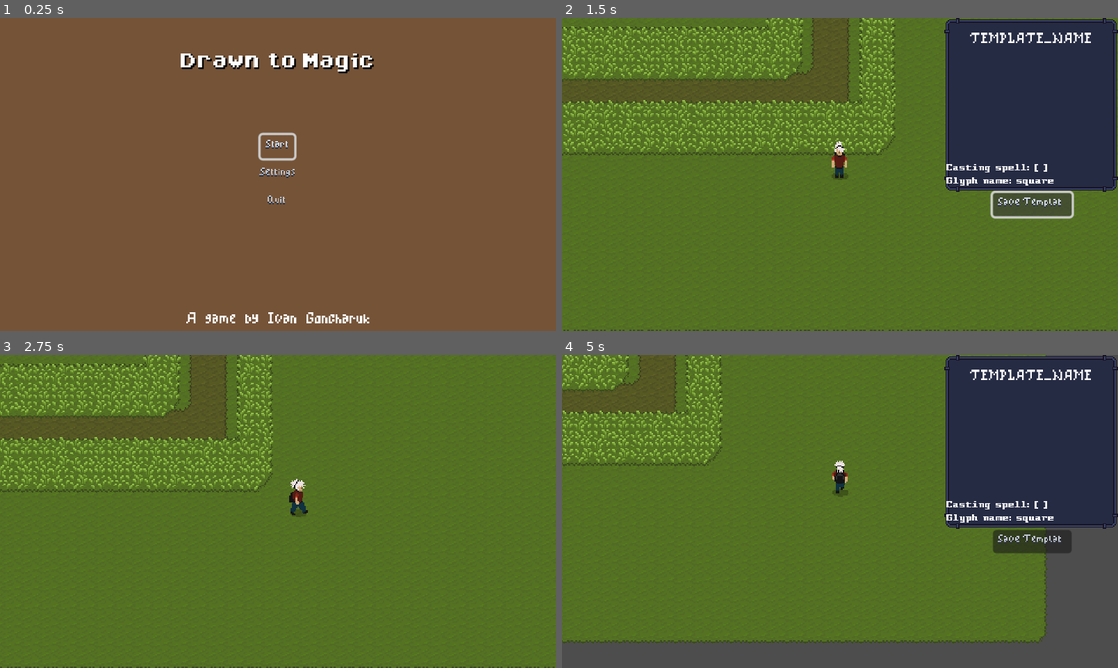
Above: before the commit, frames 1-4 (two rows, left to right).
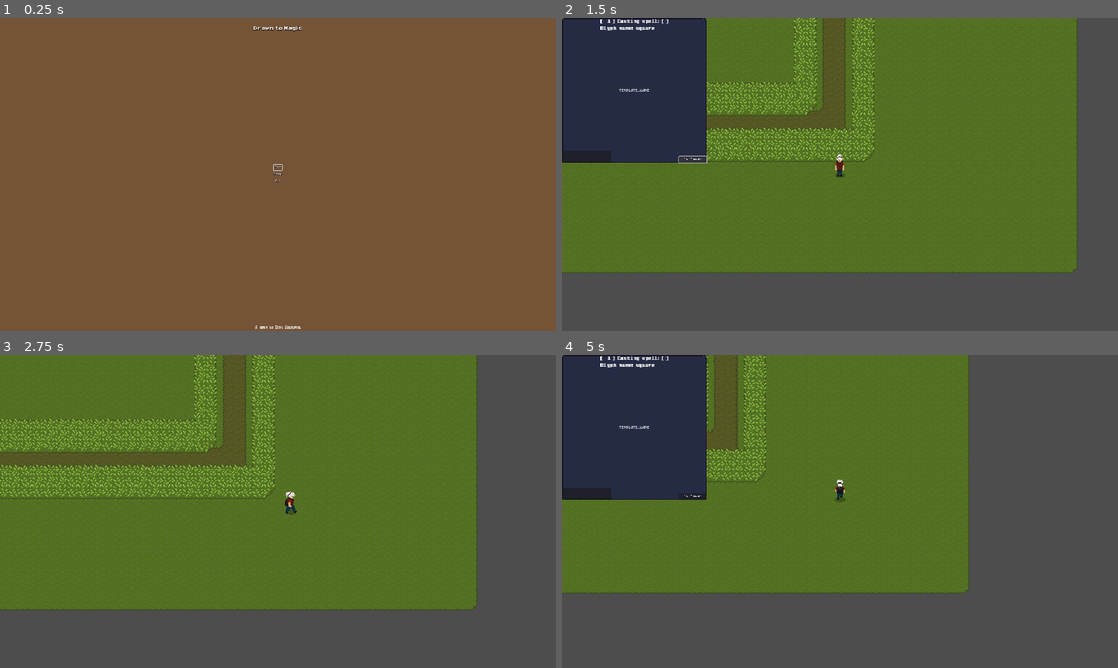
Above: after the commit, the same moments.

Repository: ivangoncharuk/DrawnToMagic
Game: Godot game, scene res://gui/main_menu/main_menu.tscn
Two runs of this game, one before a commit and one after it. Both use one fixed random seed, a clock stepped at 60 frames per second and the inputs below.
Inputs (mouse positions are in pixels of both pictures, inside the frame that each line leads up to):
- Up to frame 1 (0.25 s): no input
- Up to frame 2 (1.5 s): click "Start" at 0.5 s; click "Save Template" at 1.25 s
- Up to frame 3 (2.75 s): move the mouse to (400, 495) at 2.02 s; hold D (right) from 2.03 s (still down); hold G (show_glyph_drawing_window) from 2.03 s (still down); click (400, 495) at 2.17 s
- Up to frame 4 (5 s): move the mouse to (728, 527) at 2.77 s; release D (right) at 2.78 s; release G (show_glyph_drawing_window) at 2.78 s; hold S (down) 2.78-3.53 s; tap G (show_glyph_drawing_window) at 2.85, 4.35 s; click (728, 527) at 2.92 s; move the mouse to (895, 442) at 3.52 s; hold D (right) 3.53-4.28 s; hold G (show_glyph_drawing_window) 3.53-4.28 s; click (895, 442) at 3.67 s; move the mouse to (812, 574) at 4.27 s; hold W (up) from 4.28 s (still down); click (812, 574) at 4.42 s

The runs differ from the first frame. In frame 1, 2.2% of the frame differs, in the area x 32-68%, y 2-100%; in frame 2, 59%, in the area x 0-100%, y 0-100%; in frame 3, 43%; in frame 4, 48%.

Commit message:
Everything is now properly scaled

Diff:
--- a/characters/player/human/human.tscn
+++ b/characters/player/human/human.tscn
@@ -323,6 +323,7 @@
 }
 
 [node name="Human" instance=ExtResource("1_06l4s")]
+scale = Vector2(5, 5)
 script = ExtResource("2_kp6el")
 
 [node name="Sprite2D" parent="." index="0"]
--- a/gui/drawing/drawing.gd
+++ b/gui/drawing/drawing.gd
@@ -1,6 +1,6 @@
 extends Control
 class_name Drawing
-signal drawing_complete(array)
+signal drawing_complete(array : PackedVector2Array)
 
 @export var line_width = 10
 @export var line_color = Color(1, 1, 1, 1)
@@ -8,17 +8,15 @@
 @onready var line : Line2D = %Line
 @onready var drawing_area_rect : ReferenceRect = %ReferenceRect
 @onready var glyph_recognizer : GlyphRecognizer = %GlyphRecognizer
-@onready var spell_label : Label = $SpellName
+@onready var spell_label : Label = %SpellName
 @onready var save_glyph_btn : Button = %Button
 var ctr : int = 0
-# Example of how to store the templates as PackedVector2Array
 
 func _ready() -> void:
 	self.show()
 	line.width = line_width
 	line.default_color = line_color
 	glyph_recognizer = GlyphRecognizer.new()
-
 
 
 func _input(event: InputEvent) -> void:
@@ -33,7 +31,6 @@
 		name_dialog.popup_centered()
 
 
-
 func toggle_visibility() -> void:
 	if self.visible == true:
 		self.hide()
@@ -44,7 +41,7 @@
 func handle_mouse_input(event: InputEvent) -> void:
 	if event is InputEventMouseButton:
 		if event.button_index == MOUSE_BUTTON_LEFT:
-			var local_position = get_local_position(event.position)
+			var local_position = get_viewport().get_mouse_position()
 			if drawing_area_rect.get_rect().has_point(local_position):
 				if event.is_pressed():
 					line.clear_points()
@@ -53,7 +50,8 @@
 					drawing_complete.emit(line.get_points())
 	elif event is InputEventMouseMotion:
 		if event.get_button_mask() and MOUSE_BUTTON_MASK_LEFT:
-			var local_position = get_local_position(event.position)
+#			var local_position = get_local_position(event.position)
+			var local_position = get_viewport().get_mouse_position()
 			if drawing_area_rect.get_rect().has_point(local_position):
 				line.add_point(local_position)
 
@@ -83,12 +81,12 @@
 			"[  ", ctr,
 			" ] Casting spell: ", spell_name,
 			"\nGlyph name: ", glyph_name
-			)
+		)
+
 	else:
 		spell_label.text = "error"
 		print("error")
 
 
-
 func _on_button_pressed():
 	print("Hey")
--- a/gui/drawing/drawing.tscn
+++ b/gui/drawing/drawing.tscn
@@ -1,8 +1,10 @@
-[gd_scene load_steps=4 format=3 uid="uid://v6kh46rdruc2"]
+[gd_scene load_steps=6 format=3 uid="uid://v6kh46rdruc2"]
 
 [ext_resource type="Script" path="res://gui/drawing/drawing.gd" id="1_68axy"]
 [ext_resource type="Theme" uid="uid://1jwq3b8h2nu0" path="res://gui/main_theme.tres" id="1_beae0"]
 [ext_resource type="Texture2D" uid="uid://crrfmk2c2oymj" path="res://assets/gui_resources/GUI.png" id="2_8436o"]
+[ext_resource type="FontFile" uid="uid://b5obvwpgvfovl" path="res://assets/font/pixel-intv-font/PixelIntv-OPxd.ttf" id="4_oced7"]
+[ext_resource type="PackedScene" uid="uid://17fyds4xsf2x" path="res://scripts/glyph_recognizer.tscn" id="5_3mrv6"]
 
 [node name="Drawing" type="Control"]
 layout_mode = 3
@@ -29,22 +31,73 @@
 patch_margin_top = 13
 patch_margin_right = 13
 patch_margin_bottom = 13
+metadata/_edit_use_anchors_ = true
 
 [node name="ReferenceRect" type="ReferenceRect" parent="NinePatchRect"]
 unique_name_in_owner = true
 layout_mode = 1
-anchors_preset = -1
-anchor_left = 0.00260417
-anchor_top = 0.00462963
-anchor_right = 0.997396
-anchor_bottom = 0.99537
-offset_right = 3.8147e-05
-offset_bottom = -1.90735e-05
+anchors_preset = 15
+anchor_right = 1.0
+anchor_bottom = 1.0
 grow_horizontal = 2
 grow_vertical = 2
+metadata/_edit_use_anchors_ = true
+
+[node name="SpellName" type="Label" parent="NinePatchRect"]
+unique_name_in_owner = true
+layout_mode = 1
+anchors_preset = -1
+anchor_left = 0.451562
+anchor_right = 0.548437
+anchor_bottom = 0.0407407
+grow_horizontal = 2
+theme_override_fonts/font = ExtResource("4_oced7")
+text = "Casting spell: [ ]
+Glyph name: square"
+metadata/_edit_use_anchors_ = true
+
+[node name="Button" type="Button" parent="NinePatchRect"]
+unique_name_in_owner = true
+layout_mode = 1
+anchors_preset = -1
+anchor_left = 0.808333
+anchor_top = 0.955556
+anchor_right = 1.0
+anchor_bottom = 1.0
+grow_horizontal = 0
+grow_vertical = 0
+text = "Save Template"
+metadata/_edit_use_anchors_ = true
+
+[node name="TextEdit" type="TextEdit" parent="NinePatchRect"]
+unique_name_in_owner = true
+layout_mode = 1
+anchors_preset = -1
+anchor_top = 0.918519
+anchor_right = 0.341667
+anchor_bottom = 1.0
+grow_vertical = 0
+metadata/_edit_use_anchors_ = true
+
+[node name="Label" type="Label" parent="NinePatchRect"]
+unique_name_in_owner = true
+layout_mode = 1
+anchors_preset = -1
+anchor_left = 0.447917
+anchor_top = 0.485185
+anchor_right = 0.552083
+anchor_bottom = 0.514815
+grow_horizontal = 2
+grow_vertical = 2
+theme_override_font_sizes/font_size = 22
+text = "TEMPLATE_NAME"
+horizontal_alignment = 1
+vertical_alignment = 1
 metadata/_edit_use_anchors_ = true
 
 [node name="Line" type="Line2D" parent="."]
 unique_name_in_owner = true
 
+[node name="GlyphRecognizer" parent="." instance=ExtResource("5_3mrv6")]
+
 [connection signal="drawing_complete" from="." to="." method="_on_drawing_complete"]
--- a/gui/paused/paused.tscn
+++ b/gui/paused/paused.tscn
@@ -30,25 +30,29 @@
 anchors_preset = 5
 anchor_left = 0.5
 anchor_right = 0.5
-offset_left = -49.0
-offset_top = 12.0
-offset_right = 49.0
-offset_bottom = 54.0
+offset_left = -216.0
+offset_top = 86.0
+offset_right = -172.0
+offset_bottom = 108.0
 grow_horizontal = 2
-theme_type_variation = &"HeaderLarge"
+scale = Vector2(10, 10)
+theme_override_colors/font_shadow_color = Color(0, 0, 0, 1)
 text = "Paused"
 horizontal_alignment = 1
+vertical_alignment = 1
 
 [node name="Instructions" type="Label" parent="."]
 layout_mode = 1
 anchors_preset = 5
 anchor_left = 0.5
 anchor_right = 0.5
-offset_left = -128.5
-offset_top = 67.0
-offset_right = 128.5
-offset_bottom = 101.0
+offset_left = -640.0
+offset_top = 16.0
+offset_right = -383.0
+offset_bottom = 30.0
 grow_horizontal = 2
+scale = Vector2(5, 5)
+theme_override_colors/font_shadow_color = Color(0, 0, 0, 0.478431)
 text = "Press  P, or ESC to resume."
 horizontal_alignment = 1
 
@@ -59,12 +63,13 @@
 anchor_top = 0.5
 anchor_right = 0.5
 anchor_bottom = 0.5
-offset_left = -40.5
-offset_top = -272.0
-offset_right = 40.5
-offset_bottom = 272.0
+offset_left = -80.0
+offset_top = -76.0
+offset_right = 1.0
+offset_bottom = -1.0
 grow_horizontal = 2
 grow_vertical = 2
+scale = Vector2(2, 2)
 shortcut_context = NodePath("Resume")
 alignment = 1
 script = ExtResource("3_k07gg")
--- a/levels/game_level.gd
+++ b/levels/game_level.gd
@@ -2,10 +2,11 @@
 
 @onready var pause_menu: Control = %Paused
 
-func _input(event):
+func _input(event: InputEvent) -> void:
 	if event.is_action_released("pause"):
 		call_deferred("_pause")
 
-func _pause():
+
+func _pause() -> void:
 	pause_menu.pause()
 	get_tree().paused = true
--- a/levels/game_level_1.tscn
+++ b/levels/game_level_1.tscn
@@ -6,7 +6,6 @@
 [ext_resource type="Theme" uid="uid://1jwq3b8h2nu0" path="res://gui/main_theme.tres" id="4_gskiu"]
 [ext_resource type="PackedScene" uid="uid://jadbqq0y2uot" path="res://gui/paused/paused.tscn" id="4_h5tww"]
 [ext_resource type="PackedScene" uid="uid://v6kh46rdruc2" path="res://gui/drawing/drawing.tscn" id="5_iycpj"]
-[ext_resource type="FontFile" uid="uid://b5obvwpgvfovl" path="res://assets/font/pixel-intv-font/PixelIntv-OPxd.ttf" id="7_vps80"]
 
 [node name="GameLevel1" type="Node2D"]
 script = ExtResource("1_to7nu")
@@ -34,11 +33,13 @@
 
 [node name="Camera2D" type="Camera2D" parent="."]
 position = Vector2(624, 400)
+zoom = Vector2(2.5, 2.5)
 position_smoothing_enabled = true
 rotation_smoothing_enabled = true
 
 [node name="Human" parent="." instance=ExtResource("2_hr57k")]
 position = Vector2(624, 400)
+scale = Vector2(1, 1)
 
 [node name="RemoteTransform2D" type="RemoteTransform2D" parent="Human"]
 remote_path = NodePath("../../Camera2D")
@@ -53,61 +54,18 @@
 grow_horizontal = 2
 grow_vertical = 2
 theme = ExtResource("4_gskiu")
+metadata/_edit_use_anchors_ = true
 
 [node name="Drawing" parent="UI/Control" instance=ExtResource("5_iycpj")]
 layout_mode = 1
-anchors_preset = -1
-anchor_left = 0.6875
-anchor_bottom = 0.555556
-offset_left = 3.8147e-05
-offset_bottom = 1.54972e-05
-grow_horizontal = 0
+anchors_preset = 0
+anchor_right = 0.0
+anchor_bottom = 0.0
+offset_right = 500.0
+offset_bottom = 500.0
+grow_horizontal = 1
 grow_vertical = 1
-metadata/_edit_use_anchors_ = true
-
-[node name="SpellName" type="Label" parent="UI/Control/Drawing"]
-unique_name_in_owner = true
-layout_mode = 1
-anchors_preset = -1
-anchor_left = 0.0133333
-anchor_top = 0.926667
-anchor_right = 0.168333
-anchor_bottom = 0.963333
-offset_right = 93.0
-offset_bottom = 22.0
-grow_vertical = 0
-scale = Vector2(0.5, 0.5)
-theme_override_fonts/font = ExtResource("7_vps80")
-text = "Casting spell: [ ]
-Glyph name: square"
-metadata/_edit_use_anchors_ = true
-
-[node name="Button" type="Button" parent="UI/Control/Drawing"]
-unique_name_in_owner = true
-layout_mode = 1
-anchors_preset = -1
-anchor_left = 0.44
-anchor_top = 1.09333
-anchor_right = 0.573333
-anchor_bottom = 1.13833
-grow_horizontal = 2
-grow_vertical = 0
-text = "Save Template"
-metadata/_edit_use_anchors_ = true
-
-[node name="Label" type="Label" parent="UI/Control/Drawing"]
-layout_mode = 1
-anchors_preset = 5
-anchor_left = 0.5
-anchor_right = 0.5
-offset_left = -100.0
-offset_right = 100.0
-offset_bottom = 32.0
-grow_horizontal = 2
-theme_override_font_sizes/font_size = 22
-text = "TEMPLATE_NAME"
-horizontal_alignment = 1
-vertical_alignment = 1
+line_width = 2
 
 [node name="Paused" parent="UI/Control" instance=ExtResource("4_h5tww")]
 unique_name_in_owner = true
@@ -116,4 +74,3 @@
 metadata/_edit_use_anchors_ = true
 
 [connection signal="drawing_complete" from="UI/Control/Drawing" to="UI" method="_on_drawing_drawing_complete"]
-[connection signal="pressed" from="UI/Control/Drawing/Button" to="UI/Control/Drawing" method="_on_button_pressed"]
--- a/project.godot
+++ b/project.godot
@@ -24,7 +24,6 @@
 window/size/viewport_width=1920
 window/size/viewport_height=1080
 window/stretch/mode="canvas_items"
-window/stretch/scale=4.0
 
 [dotnet]
 
@@ -63,6 +62,10 @@
 "events": [Object(InputEventKey,"resource_local_to_scene":false,"resource_name":"","device":-1,"window_id":0,"alt_pressed":false,"shift_pressed":false,"ctrl_pressed":false,"meta_pressed":false,"pressed":false,"keycode":0,"physical_keycode":71,"key_label":0,"unicode":103,"echo":false,"script":null)
 ]
 }
+save_glyph_template={
+"deadzone": 0.5,
+"events": []
+}
 
 [rendering]
 
--- a/scripts/glyph_recognizer.gd
+++ b/scripts/glyph_recognizer.gd
@@ -29,7 +29,7 @@
 }
 
 
-func circle_points(radius, num_points) -> PackedVector2Array:
+#func circle_points(radius, num_points) -> PackedVector2Array:
 #	var points: PackedVector2Array
 #	for i in range(num_points):
 #		var angle = 2 * PI * i / num_points
@@ -37,7 +37,7 @@
 #		var y = radius * sin(angle)
 #		points.append(Vector2(x, y))
 #	return points
-	return []
+#	return []
 
 
 func recognize(points: PackedVector2Array) -> String:
@@ -49,6 +49,7 @@
 			best_score = score
 			best_match = glyph_name
 	return best_match
+
 
 ## this DTW matrix function is initialized with infinity values.
 ## The first element is set to zero.
@@ -142,6 +143,7 @@
 		resampled.append(points[points.size() - 1])
 	return resampled
 
+
 ## Calculates the centroid of a sequence of 2D points
 func get_centroid(points: PackedVector2Array) -> Vector2:
 	var acc = Vector2.ZERO
@@ -199,6 +201,7 @@
 		rotated.append(Vector2(x, y) + centroid)
 
 	return rotated
+
 
 ## Translates the points by the given offset
 func translate_by(points: PackedVector2Array, offset: Vector2) -> PackedVector2Array:
--- a/scripts/glyph_recognizer.tscn
+++ b/scripts/glyph_recognizer.tscn
@@ -1,244 +1,6 @@
 [gd_scene load_steps=2 format=3 uid="uid://17fyds4xsf2x"]
 
-[sub_resource type="GDScript" id="GDScript_ijtqj"]
-script/source = "extends Node
-class_name GlyphRecognizer
-
-var templates = {
-	\"line\": PackedVector2Array([
-		Vector2(0, 0),
-		Vector2(0, 25),
-		Vector2(0, 50),
-		Vector2(0, 75),
-		Vector2(0, 100),
-	]),
-	\"square\": PackedVector2Array([
-		Vector2(0, 0),
-		Vector2(0, 50),
-		Vector2(0, 100),
-		Vector2(50, 100),
-		Vector2(100, 100),
-		Vector2(100, 50),
-		Vector2(100, 0),
-		Vector2(50, 0),
-		Vector2(0, 0)
-	]),
-}
-
-
-var spell_map = {
-	\"square\": \"[ ]\",
-	\"line\": \" ---\",
-}
-
-func recognize(points: PackedVector2Array) -> String:
-	var best_match = \"\"
-	var best_score = -1.0
-	for glyph_name in templates:
-		var score = compare_glyphs(points, templates[glyph_name])
-		if score > best_score:
-			best_score = score
-			best_match = glyph_name
-	return best_match
-
-## this DTW matrix function is initialized with infinity values.
-## The first element is set to zero.
-## Then, it fills the the matrix row by row,
-## and for each element, the cost of the alignment between
-## the two points is computed using the squared Euclidean distance.
-## The element is updated with the minimum cost among its
-## three neighbors (top, left, and diagonal). The function
-## returns the square root of the DTW distance normalized by
-## the sum of the lengths of the two input sequences.
-func dtw_distance_slower(glyph1: PackedVector2Array, glyph2: PackedVector2Array) -> float:
-	var n = glyph1.size()
-	var m = glyph2.size()
-
-	var DTW = PackedFloat32Array()
-	for i in range(m+1):
-		DTW.append(float(\"inf\"))
-	DTW[0] = 0
-
-	var prev
-	var current
-	for i in range(1, n+1):
-		prev = DTW[0]
-		DTW[0] = float(\"inf\")
-		for j in range(1, m+1):
-			current = DTW[j]
-			# print(\"i: \", i, \"\\nj: \", j, \"\\ncurrent: \", current)
-			DTW[j] = min(DTW[j], DTW[j-1], prev) + (glyph1[i-1] - glyph2[j-1]).length_squared()
-			prev = current
-
-	return sqrt(DTW[m] / (n + m))
-
-
-## This DTW matrix is initialized and filled in a similar way as
-## dtw_distance_slower, but the cost of the alignment is computed before
-## taking the minimum among the neighbors.
-## The function returns the final value of the bottom-right
-## element of the DTW matrix, which represents the DTW distance
-## between the two input sequences.
-## this is more efficient than dtw_distance1 because it avoids
-## the square root and the normalization computation,
-## which can be costly when dealing with large sequences.
-func dtw_distance(glyph1: PackedVector2Array, glyph2: PackedVector2Array) -> float:
-	var n = glyph1.size()
-	var m = glyph2.size()
-
-	var DTW = PackedFloat32Array()
-	for i in range(m+1):
-		DTW.append(float(\"inf\"))
-	DTW[0] = 0
-
-	for i in range(1, n+1):
-		var prev = DTW[0]
-		DTW[0] = float(\"inf\")
-		for j in range(1, m+1):
-			var current = DTW[j]
-			var cost = (glyph1[i-1] - glyph2[j-1]).length_squared()
-			DTW[j] = cost + min(DTW[j], DTW[j-1], prev)
-			prev = current
-
-	return DTW[m]
-
-	# Resample both input gestures to the same number of points
-
-
-## This uniformly resamples an input sequence of 2D points
-## to a new length by adding interpolated points along the
-## original path. It computes a step size between consecutive points,
-## initializes an empty resampled sequence with the first point
-## from the original sequence, and adds interpolated points to the
-## resampled sequence when the accumulated distance between
-## consecutive points reaches or goes beyond the step size.
-## The function returns the resulting resampled sequence.
-func resample(points: PackedVector2Array, n: int) -> PackedVector2Array:
-	var step = points.size() / (n - 1)
-	var resampled = PackedVector2Array()
-	resampled.append(points[0])
-	var i = 1
-	var t = 0.0
-	while i < points.size() and resampled.size() < n:
-		var v = points[i] - points[i-1]
-		var d = v.length()
-		if t + d >= step:
-			var x = points[i-1] + ((step - t) / d) * v
-			resampled.append(x)
-			t = 0.0
-		else:
-			t += d
-		i += 1
-	if resampled.size() < n:
-		resampled.append(points[points.size() - 1])
-	return resampled
-
-## Calculates the centroid of a sequence of 2D points
-func get_centroid(points: PackedVector2Array) -> Vector2:
-	var acc = Vector2.ZERO
-	for p in points:
-		acc += p
-	# Divide the accumulated vector by the number of points to obtain the centroid vector
-	return acc / points.size()
-
-
-## This function calculates the indicative angle (in radians) of a sequence
-## of 2D points relative to their centroid. It first computes
-## the centroid of the points, then calculates the angle between
-## the first point and the centroid.
-func indicative_angle(points: PackedVector2Array) -> float:
-	var centroid = get_centroid(points)
-	var theta = atan2(centroid.y - points[0].y, centroid.x - points[0].x)
-	return theta
-
-
-## This function scales a sequence of 2D points to fit into a
-## square of a given size while preserving its aspect ratio.
-## It first computes the bounding box of the points, calculates
-## the scaling factor needed to fit the bounding box into the square,
-## and then applies the scaling to each point. Finally, it returns
-## a new PackedVector2Array containing the scaled points.
-func scale_to_square(points: PackedVector2Array, size: float) -> PackedVector2Array:
-	var min_x = float(\"inf\")
-	var max_x = -float(\"inf\")
-	var min_y = float(\"inf\")
-	var max_y = -float(\"inf\")
-	for p in points:
-		min_x = min(min_x, p.x)
-		max_x = max(max_x, p.x)
-		min_y = min(min_y, p.y)
-		max_y = max(max_y, p.y)
-	var scale = size / max(max_x - min_x, max_y - min_y)
-	var scaled = PackedVector2Array()
-	for p in points:
-		var x = (p.x - min_x) * scale
-		var y = (p.y - min_y) * scale
-		scaled.append(Vector2(x, y))
-	return scaled
-
-
-## Rotate a set of 2D points by a given angle around their centroid
-func rotate_by(points: PackedVector2Array, theta: float) -> PackedVector2Array:
-	# Calculate the centroid of the points
-	var centroid = get_centroid(points)
-	# Rotate each point around the centroid by the given angle
-	var rotated = PackedVector2Array()
-	for p in points:
-		var v = p - centroid
-		var x = v.x * cos(theta) - v.y * sin(theta)
-		var y = v.x * sin(theta) + v.y * cos(theta)
-		rotated.append(Vector2(x, y) + centroid)
-
-	return rotated
-
-## Translates the points by the given offset
-func translate_by(points: PackedVector2Array, offset: Vector2) -> PackedVector2Array:
-	var translated = PackedVector2Array()
-	for p in points:
-		translated.append(p + offset)
-	return translated
-
-
-## This function compares two glyphs represented as sequences of 2D
-## points by computing their similarity score using the Dynamic Time
-## Warping (DTW) distance. It first resamples the glyphs to the same
-## number of points as a predefined template gesture, calculates
-## the indicative angle of the points, rotates the points to align
-## them with the x-axis, scales them to fit into a square, and
-## translates them to align their centroids. It then computes
-## the DTW distance between the two glyphs and returns the
-## similarity score as the inverse of the distance.
-func compare_glyphs(glyph1: PackedVector2Array, glyph2: PackedVector2Array) -> float:
-	# Define the template gesture for the algorithm
-	var template = PackedVector2Array([Vector2(0, 0), Vector2(0, 1), Vector2(1, 1), Vector2(1, 0)])
-
-	var resampled1 = resample(glyph1, template.size())
-	var resampled2 = resample(glyph2, template.size())
-
-	# Calculate the indicative angle of the points
-
-	var theta1 = indicative_angle(resampled1)
-	var theta2 = indicative_angle(resampled2)
-	resampled1 = rotate_by(resampled1, -theta1)
-	resampled2 = rotate_by(resampled2, -theta2)
-
-	var scale1 = scale_to_square(resampled1, template[1].distance_to(template[2]))
-	var scale2 = scale_to_square(resampled2, template[1].distance_to(template[2]))
-
-
-	var centroid1 = get_centroid(scale1)
-	var centroid2 = get_centroid(scale2)
-
-	var translate1 = translate_by(scale1, -centroid1)
-	var translate2 = translate_by(scale2, -centroid2)
-
-	var distance = dtw_distance(translate1, translate2)
-
-	# Calculate the similarity score as the inverse of the DTW distance
-	var score = 1.0 / (1.0 + distance)
-
-	return score
-"
+[ext_resource type="Script" path="res://scripts/glyph_recognizer.gd" id="1_lyt4y"]
 
 [node name="GlyphRecognizer" type="Node"]
-script = SubResource("GDScript_ijtqj")
+script = ExtResource("1_lyt4y")
Not shown: 1 places in levels/game_level_1.tscn that only renumber resources
